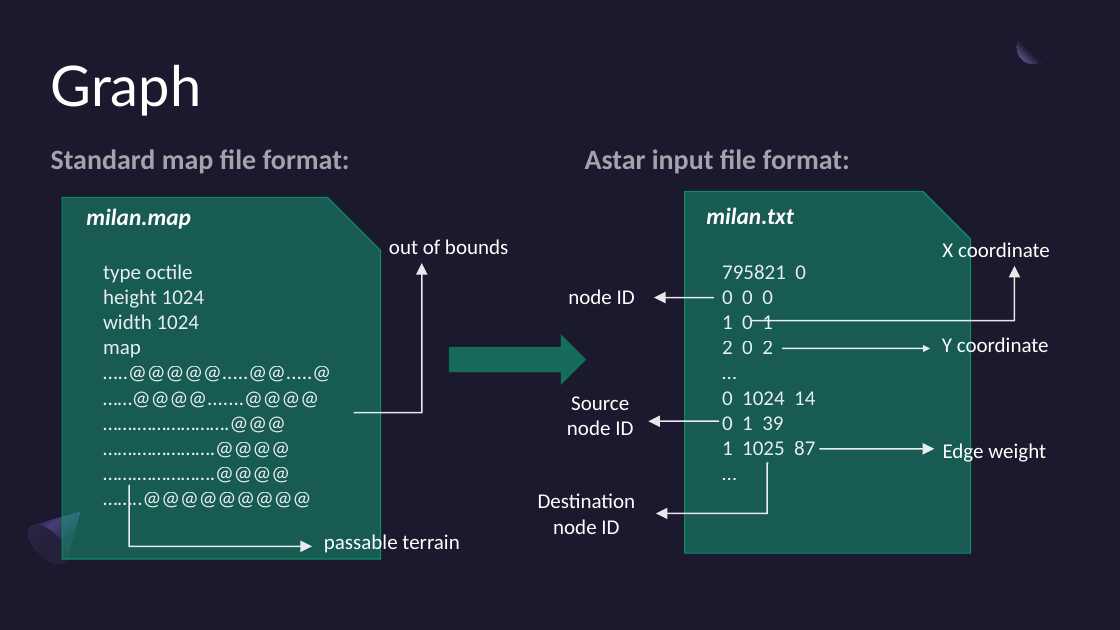
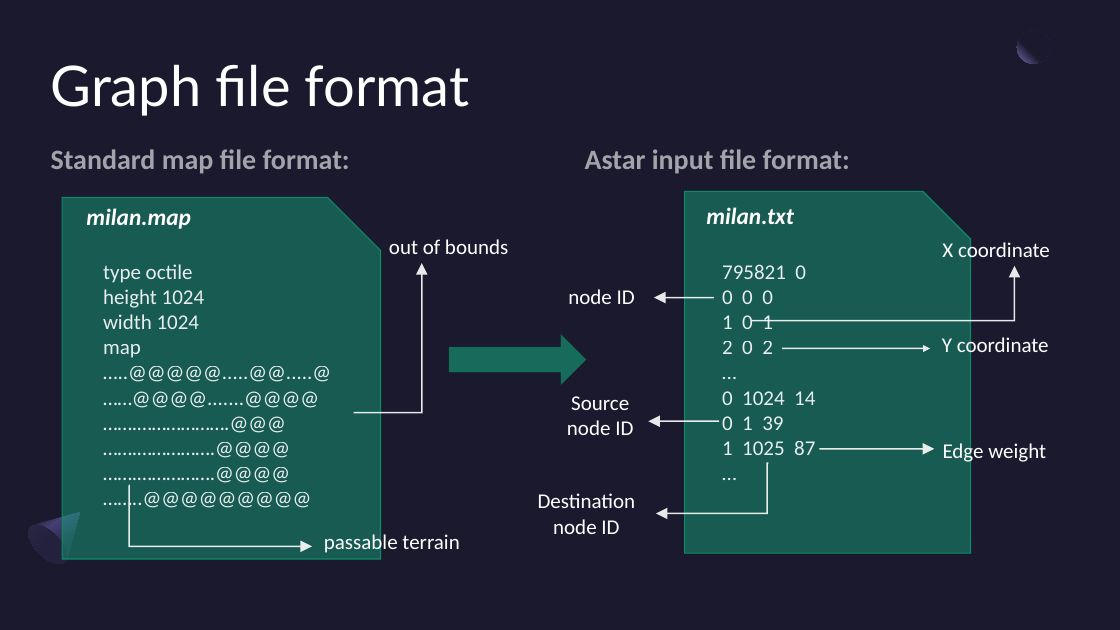
Before and after one commit to Salvo-kun/a-star, a slide deck: slide 10 of presentation/astar_slides.pptx (slide 9 before the commit). Drawn at 1120x630 pixels with LibreOffice and Linux fonts; fonts in the diff are those of the drawing. Boxes give left, top, right and bottom in pixels: in the first picture for what was removed or moved away, otherwise in the second. Text is boxed around its words. In the diff, an @@ line names an element or a change of style, - is before the commit and + after.

```diff
--- a/presentation/astar_slides.pptx
+++ b/presentation/astar_slides.pptx
@@ title at (51,64,469,116): text changed @@
-Graph
+Graph file format
```
Also in this commit, not shown: 3 other slides changed, 9 slides added, 2 slides removed, 2 other files.
